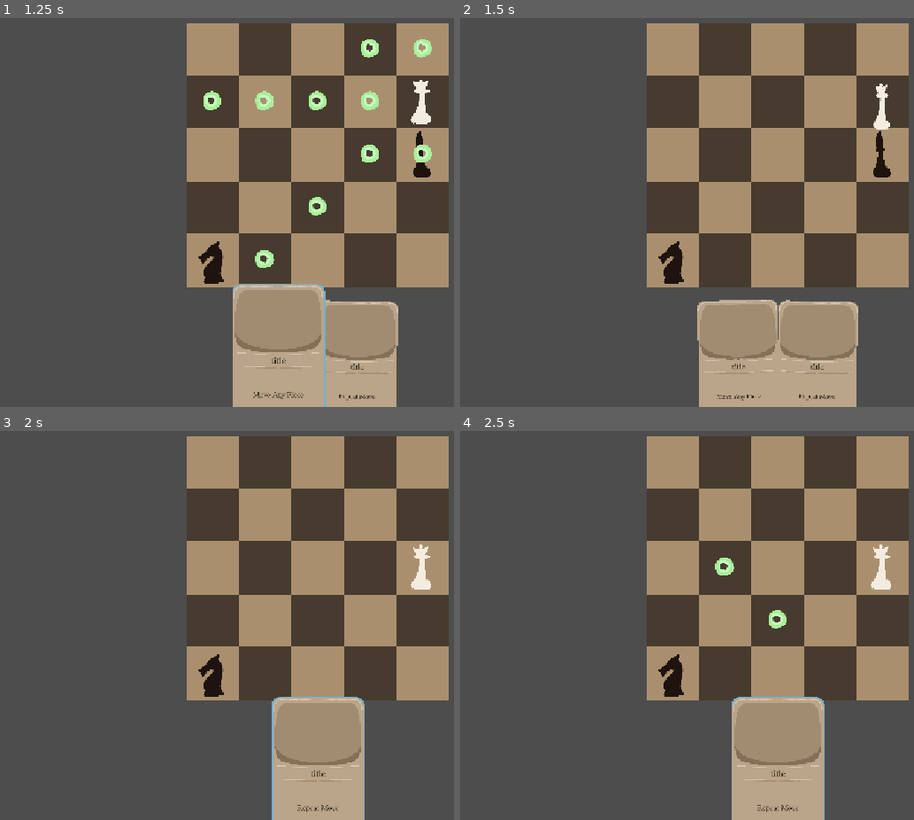
Above: before the commit, frames 1-4 (two rows, left to right).
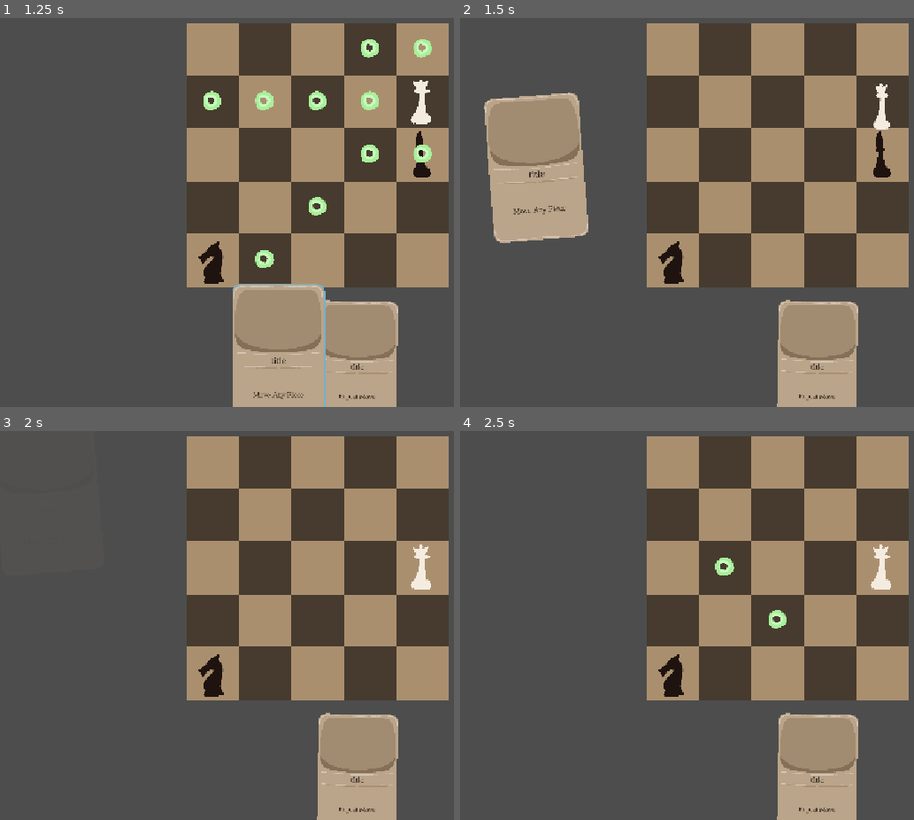
Above: after the commit, the same moments.

Repository: yourname3/gmtk-2026
Game: Godot game, scene res://level.tscn
Same seed, same stepped clock (60 frames per second), same inputs: the game is played once before the commit and once after it.
Inputs (mouse positions are in pixels of both pictures, inside the frame that each line leads up to):
- Up to frame 1 (1.25 s): tap Enter at 0.5 s; move the mouse to (422, 103) at 0.52 s; click (422, 103) at 0.6 s
- Up to frame 2 (1.5 s): tap Space at 1.25 s; move the mouse to (882, 154) at 1.27 s; click (882, 154) at 1.35 s
- Up to frame 3 (2 s): no input
- Up to frame 4 (2.5 s): move the mouse to (673, 672) at 2.02 s; click (673, 672) at 2.1 s

Frame 1 is identical in both runs. In frame 2, 12% of the frame differs, in the area x 5-70%, y 19-100%; in frame 3, 6.3%; in frame 4, 6.3%.

Commit message:
work on card animations

Diff:
--- a/cards/card.gd
+++ b/cards/card.gd
@@ -19,6 +19,14 @@
 
 @export var data: CardData = CardData.new()
 
+enum State {
+	NORMAL,
+	PLAYING,
+	DYING,
+}
+
+var _state: State = State.NORMAL
+
 static func is_activated_on_piece_move() -> bool:
 	if selected_card != null:
 		return selected_card.data.activation == CardData.Activate.PieceMove
@@ -39,16 +47,25 @@
 	%Description.text = data.description
 
 func _update_pos() -> void:
+	if _state == State.DYING: return # no updates here
+
 	var tpos := target_position
 	var tscale := target_scale
 	var trot := target_rotation
 
-	z_index = 0
-	if is_highlighted() or is_selected():
-		tpos.y = -30
-		tscale = Vector2(1.15, 1.15)
-		trot = 0
-		z_index = 2
+	if not Engine.is_editor_hint():
+		z_index = 0
+		if is_highlighted() or is_selected():
+			tpos.y = -30
+			tscale = Vector2(1.15, 1.15)
+			trot = 0
+			z_index = 2
+
+		if _state == State.PLAYING:
+			tpos = get_parent().to_local(CardAnchor.instance.global_position)
+			tscale = 1.2 * Vector2.ONE
+			trot = -PI / 38
+
 
 	position += (tpos - position) * 0.3
 	scale += (tscale - scale) * 0.3
@@ -62,7 +79,7 @@
 		return
 
 	_update_pos()
-	if is_selected():
+	if is_selected() and _state != State.DYING:
 		highlight.visible = true
 		highlight.modulate = HIGHLIGHT_HARD if selected_hard else HIGHLIGHT_SOFT
 	else:
@@ -70,6 +87,7 @@
 
 func play() -> void:
 	card_playing = true
+	_state = State.PLAYING
 
 	# Remove selection
 	selected_card = null
@@ -80,9 +98,20 @@
 	await data.await_activation_full_resolve()
 	await data.perform_additional_steps()
 
-	queue_free()
+	_state = State.DYING
 	card_playing = false
 	SignalBus.card_finished_playing.emit()
+
+	die_anim()
+
+func die_anim() -> void:
+	# To die... animate out?
+	var tween = create_tween()
+	tween.tween_property(self, ^"position", position - Vector2(200, 900), 2.0).set_ease(Tween.EASE_OUT).set_trans(Tween.TRANS_CUBIC)
+	tween.parallel().tween_property(self, ^"modulate", Color(1.0, 1.0, 1.0, 0.0), 0.5).set_ease(Tween.EASE_OUT).set_trans(Tween.TRANS_CUBIC)
+	tween.parallel().tween_property(self, ^"scale", Vector2.ONE * 1.3, 0.5).set_ease(Tween.EASE_OUT).set_trans(Tween.TRANS_CUBIC)
+	await tween.finished
+	queue_free()
 
 func _ready() -> void:
 	if Engine.is_editor_hint(): return
--- /dev/null
+++ b/cards/card_anchor.gd
@@ -0,0 +1,8 @@
+extends Node2D
+class_name CardAnchor
+
+static var instance: CardAnchor = null
+
+# Called when the node enters the scene tree for the first time.
+func _ready() -> void:
+	instance = self
--- a/level.tscn
+++ b/level.tscn
@@ -7,6 +7,7 @@
 [ext_resource type="Script" uid="uid://bhcwosb87ke46" path="res://cards/card_hand.gd" id="5_1ainy"]
 [ext_resource type="PackedScene" uid="uid://dp4drbd12s5ua" path="res://cards/card.tscn" id="5_f2txt"]
 [ext_resource type="Script" uid="uid://dfant1e3uq18d" path="res://cards/card_data.gd" id="7_n6hdu"]
+[ext_resource type="Script" uid="uid://b06p13p7337hc" path="res://cards/card_anchor.gd" id="8_km5ld"]
 
 [sub_resource type="TileSetAtlasSource" id="TileSetAtlasSource_vonw3"]
 texture = ExtResource("1_u52ul")
@@ -70,3 +71,7 @@
 rotation = 0.020000001
 scale = Vector2(1.0000001, 1.0000001)
 data = SubResource("Resource_n6hdu")
+
+[node name="CardAnchor" type="Node2D" parent="." unique_id=625709137]
+position = Vector2(-593, 647)
+script = ExtResource("8_km5ld")
Not shown, added: cards/card_anchor.gd.uid
